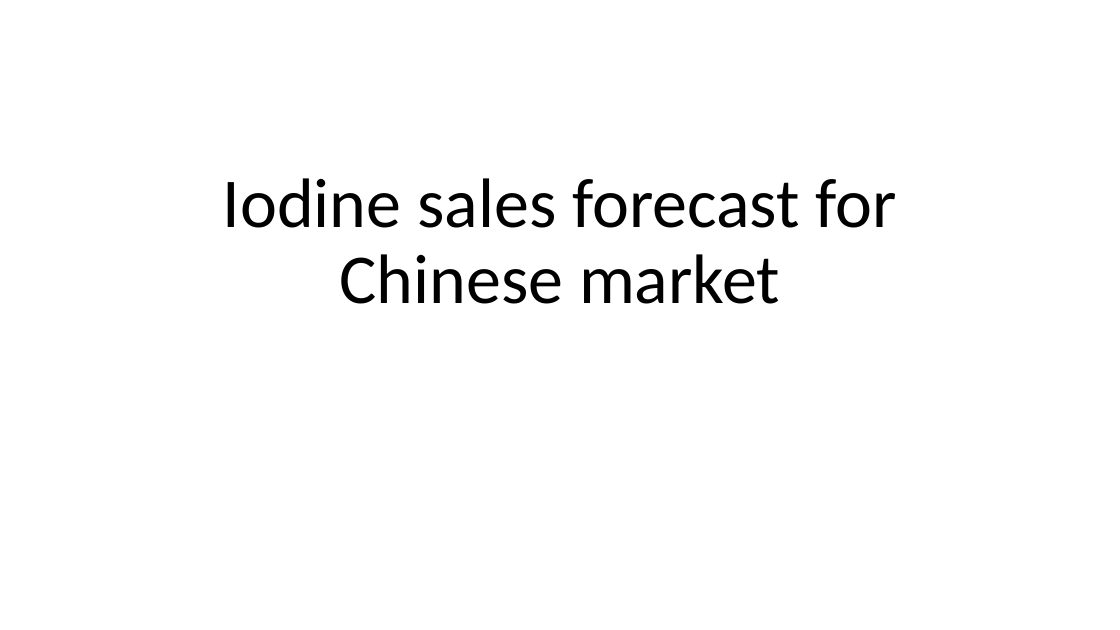
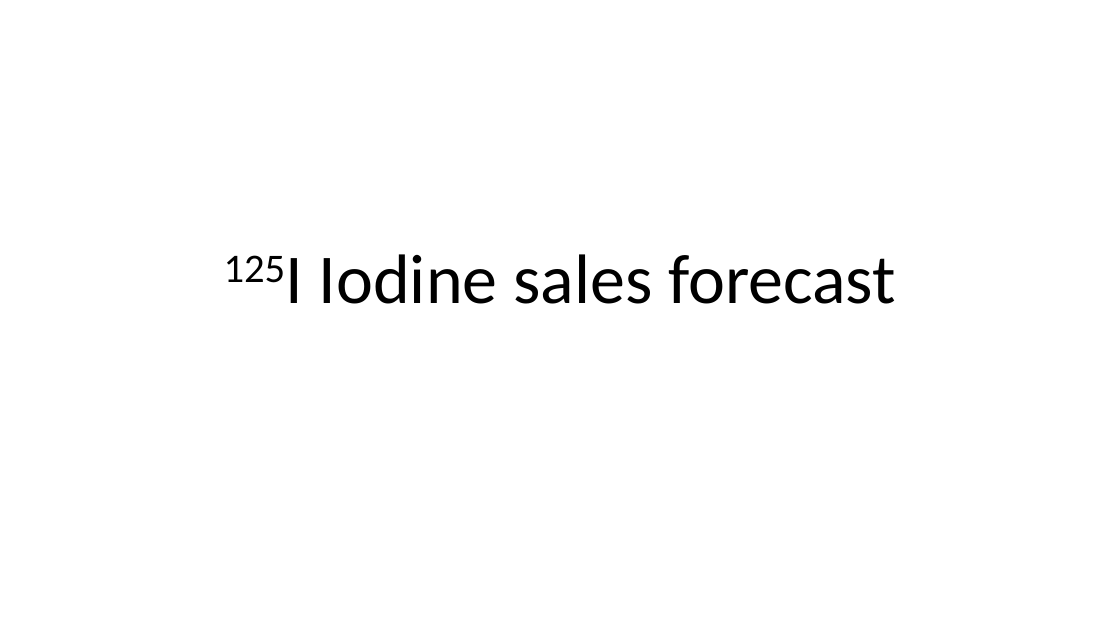
Before and after one commit to artem-chemist-learning/W271, a slide deck: slide 1 of HW/HW_13/Iodine sales forecast for China market.pptx. Drawn at 1120x630 pixels with LibreOffice and Linux fonts; fonts in the diff are those of the drawing. Boxes give left, top, right and bottom in pixels: in the first picture for what was removed or moved away, otherwise in the second. Text is boxed around its words. In the diff, an @@ line names an element or a change of style, - is before the commit and + after.

```diff
--- a/HW/HW_13/Iodine sales forecast for China market.pptx
+++ b/HW/HW_13/Iodine sales forecast for China market.pptx
@@ title at (x1=319, y1=254, x2=896, y2=304): text changed @@
-Iodine sales forecast for Chinese market
+125I Iodine sales forecast
```
Also in this commit, not shown: 2 other slides changed, 5 slides added, 2 slides removed, 3 other files.
